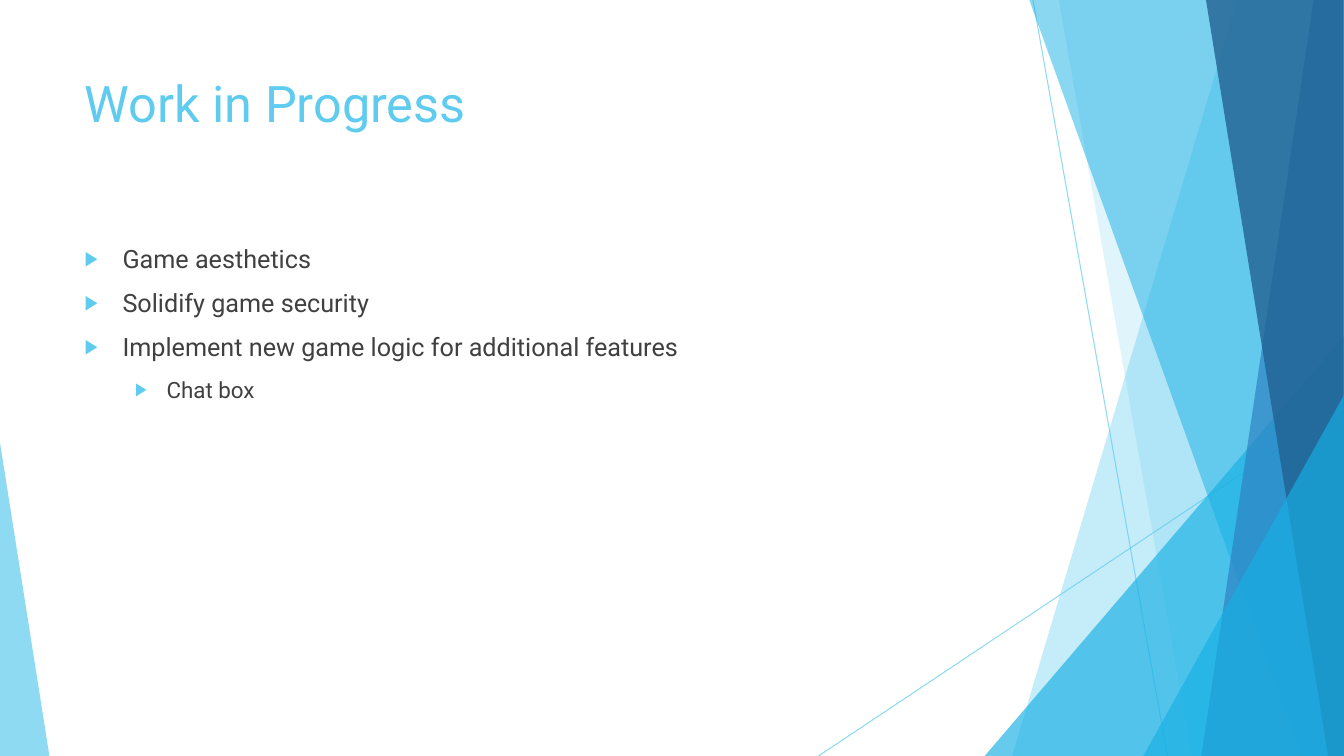
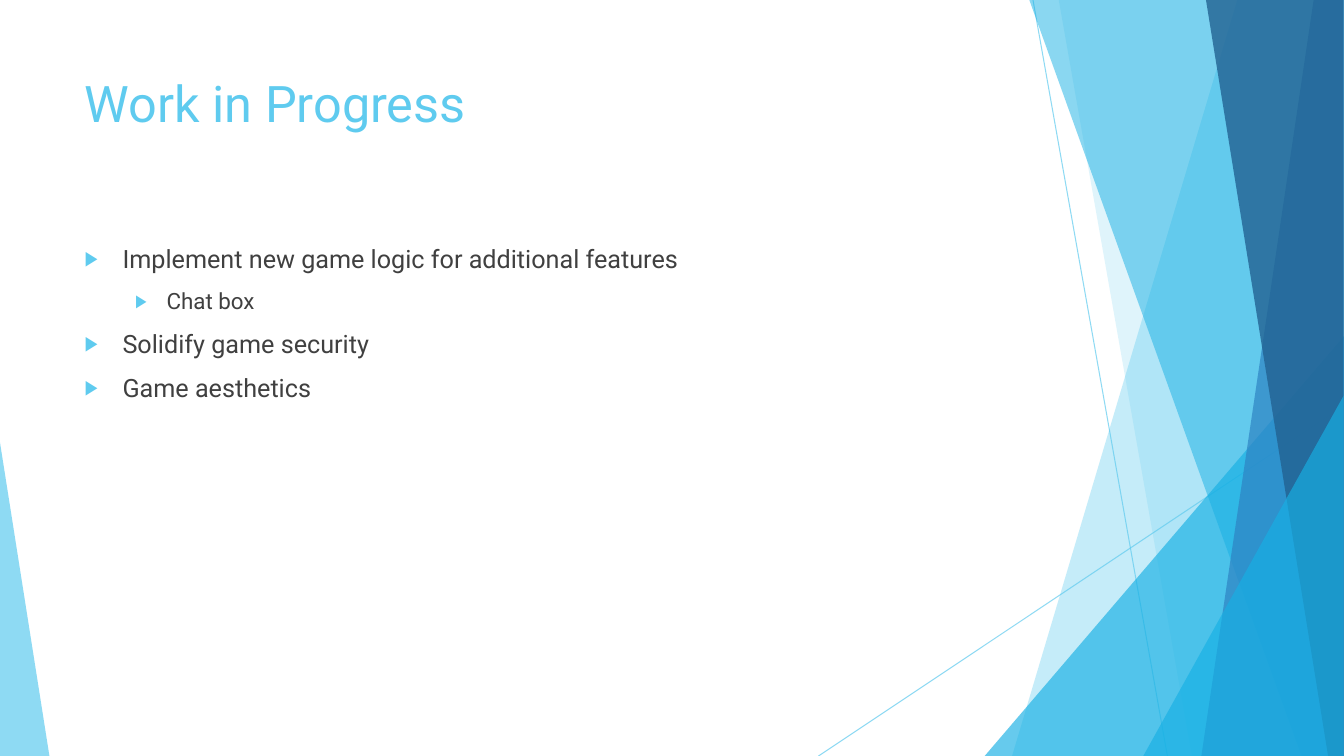
Before and after one commit to fazeelabbasi/CRASH, a slide deck: slide 9 of docs/CMPE 320 Final Group Presentation.pptx. Drawn at 1344x756 pixels with LibreOffice and Linux fonts; fonts in the diff are those of the drawing. Boxes give left, top, right and bottom in pixels: in the first picture for what was removed or moved away, otherwise in the second. Text is boxed around its words. In the diff, an @@ line names an element or a change of style, - is before the commit and + after.

```diff
--- a/docs/CMPE 320 Final Group Presentation.pptx
+++ b/docs/CMPE 320 Final Group Presentation.pptx
@@ text at (x1=123, y1=249, x2=369, y2=318): paragraphs removed @@
-▶ Game aesthetics
-▶ Solidify game security
@@ text at (x1=123, y1=334, x2=369, y2=398): paragraphs added @@
+▶ Solidify game security
+▶ Game aesthetics
```
Also in this commit, not shown: 4 other slides changed, 2 other files.
